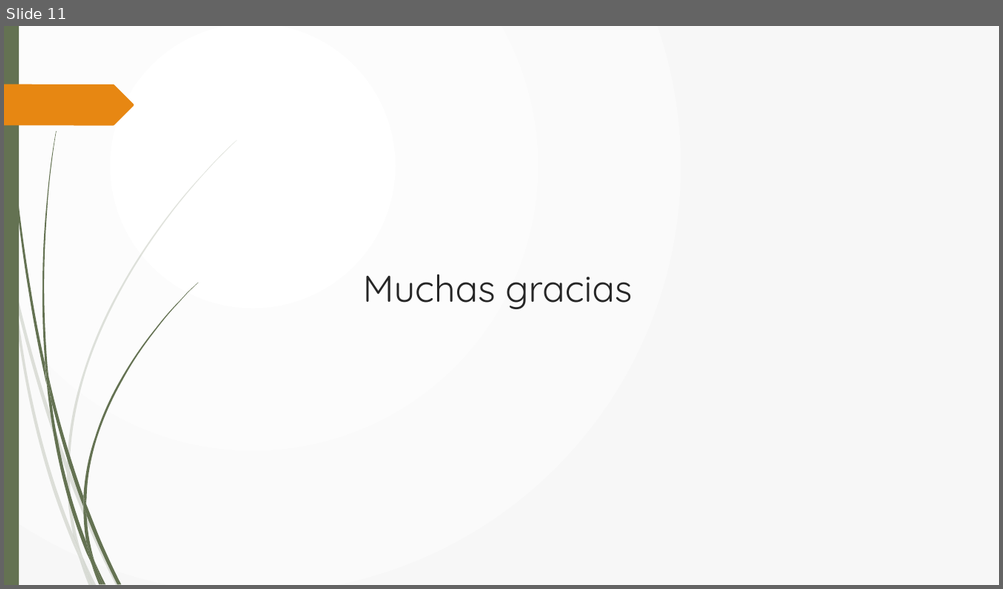
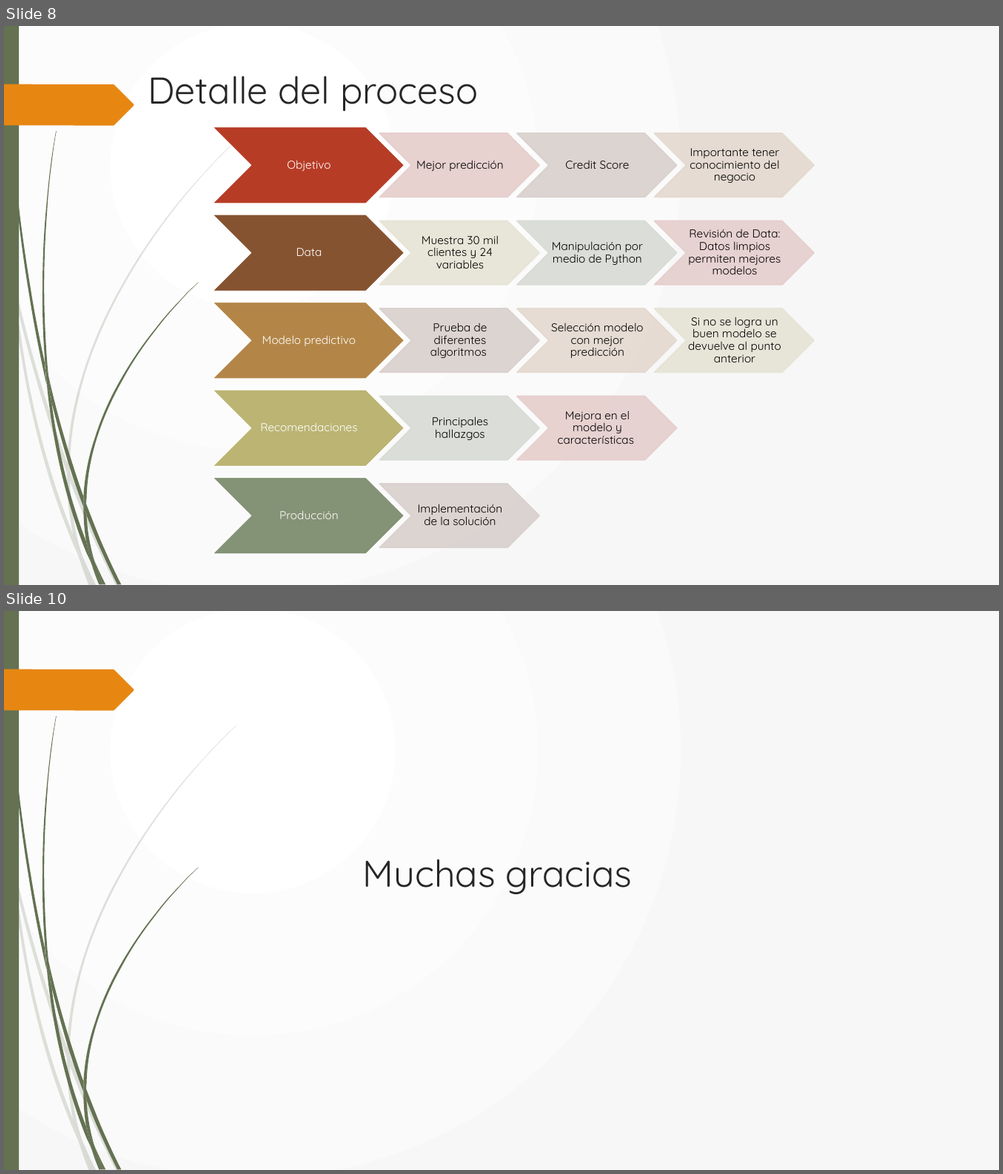
Before and after one commit to tgarita/Cenfotec-GitHub-Jupyter, a slide deck: Presentacion _CreditScore_Tatiana_Garita.pptx. Shown one above the other, each under a label of ours: slide 11 before the commit, slides 8 and 10 after it; the slides between them are not shown. The pictures are 1003x589 and 1003x1174 pixels, drawn with LibreOffice and Linux fonts; fonts in the diff are those of the drawing. Boxes give left, top, right and bottom in pixels: in the first picture for what was removed or moved away, otherwise in the second. Text is boxed around its words. In the diff, an @@ line names an element or a change of style, - is before the commit and + after.

```diff
--- a/Presentacion _CreditScore_Tatiana_Garita.pptx
+++ b/Presentacion _CreditScore_Tatiana_Garita.pptx
@@ slide 8 added at [4, 26, 999, 585], background gradient #FFFFFF to #F8F8F8; not listed: 24 template elements that a slide beside it also shows @@
@@ title added at [148, 76, 478, 111], 36 pt, text #262626 @@
+Detalle del proceso
@@ group added at [212, 127, 814, 554]: 17 chevrons, 17 texts @@
+Objetivo
+Mejor predicción
+Credit Score
+Importante tener conocimiento del negocio
+Data
+Muestra 30 mil clientes y 24 variables
+Manipulación por medio de Python
+Revisión de Data: Datos limpios permiten mejores modelos
+Modelo predictivo
+Prueba de diferentes algoritmos
+Selección modelo con mejor predicción
+Si no se logra un buen modelo se devuelve al punto anterior
+Recomendaciones
+Principales hallazgos
+Mejora en el modelo y características
+Producción
+Implementación de la solución
@@ what was slide 11 is now slide 10 @@
```
Also in this commit, not shown: 5 slides changed, 2 other slides added, 4 slides removed.
